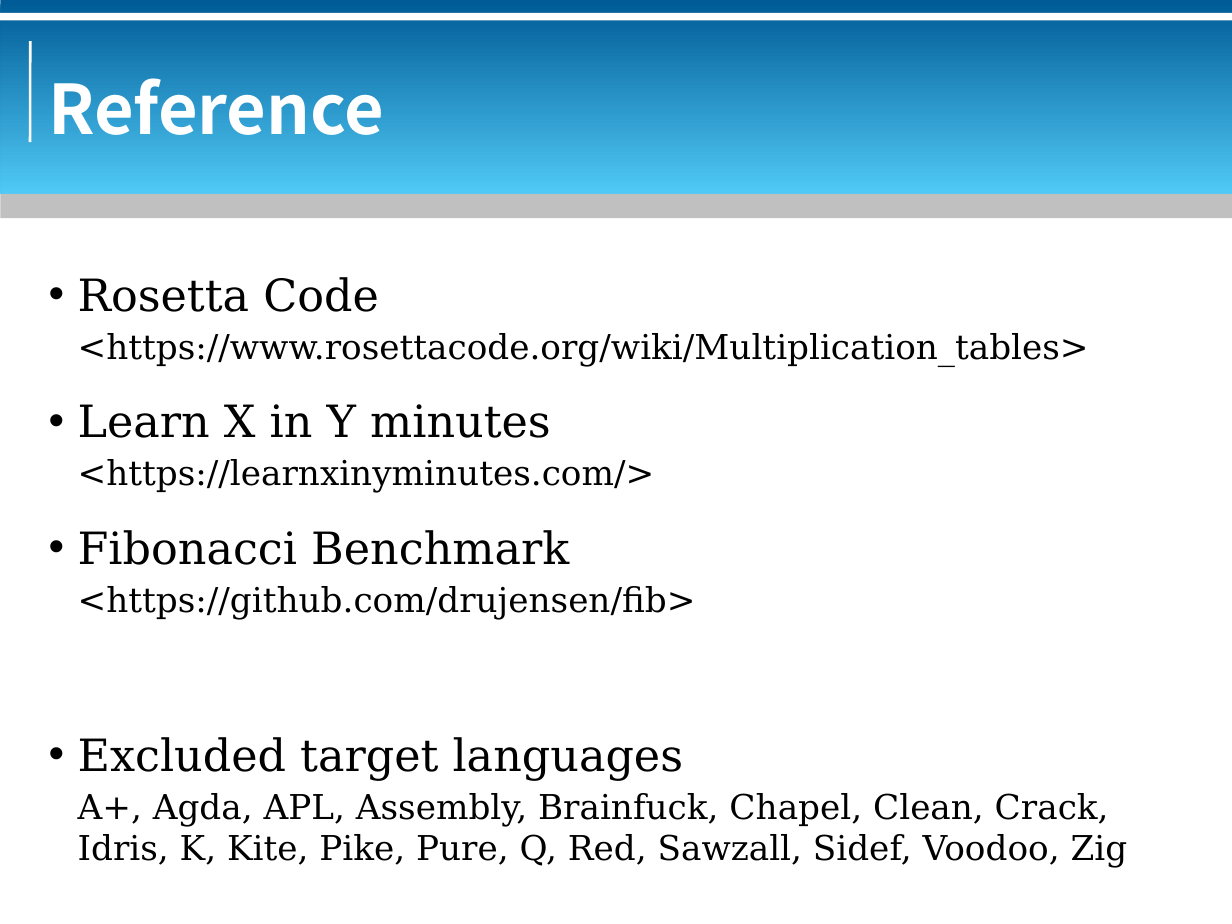
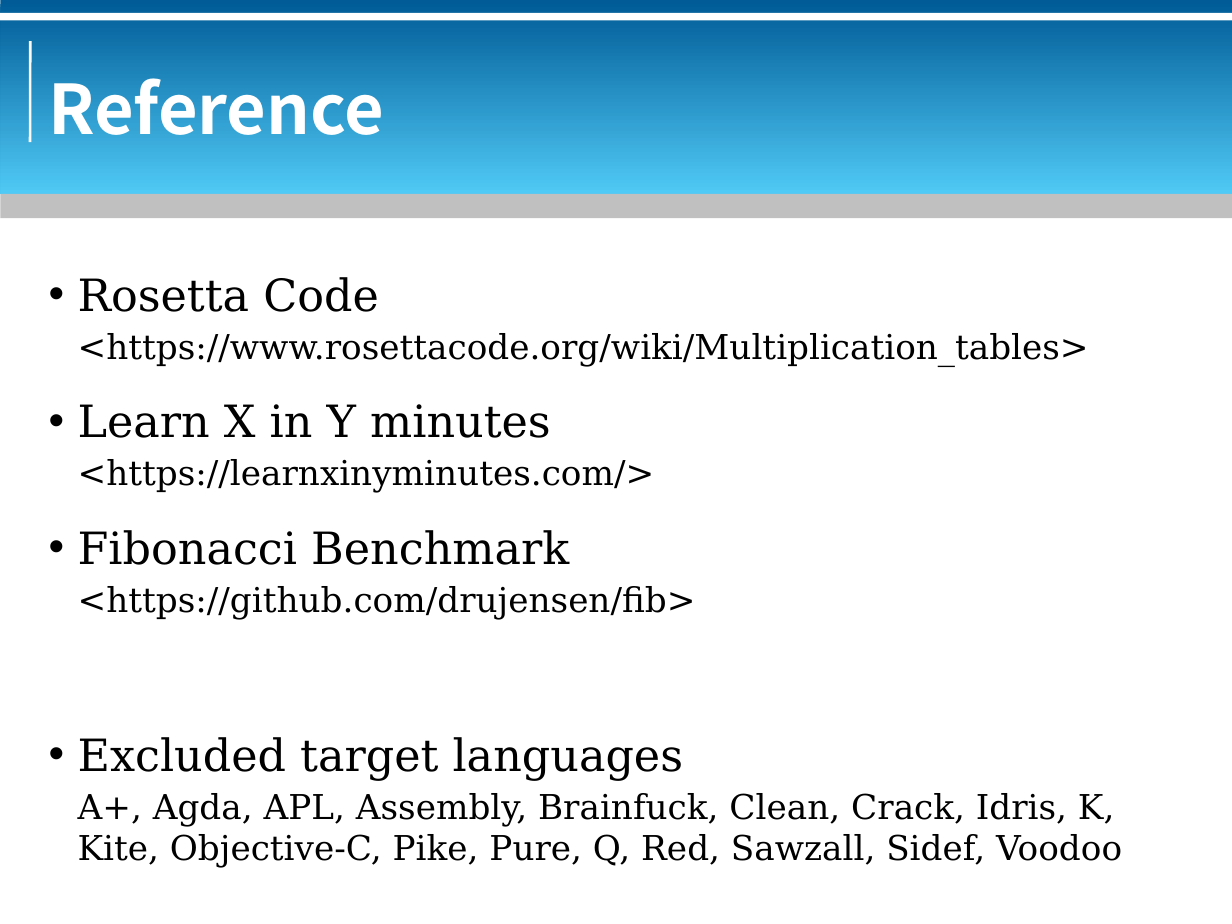
Before and after one commit to bluebat/.presentations, a slide deck: slide 60 of multiplication-table.odp (slide 57 before the commit). Drawn at 1232x924 pixels with LibreOffice and Linux fonts; fonts in the diff are those of the drawing; background and template pictures are left out. Boxes give left, top, right and bottom in pixels: in the first picture for what was removed or moved away, otherwise in the second. Text is boxed around its words. In the diff, an @@ line names an element or a change of style, - is before the commit and + after.

```diff
--- a/multiplication-table.odp
+++ b/multiplication-table.odp
@@ text at (x1=78, y1=793, x2=1122, y2=867): text changed @@
-A+, Agda, APL, Assembly, Brainfuck, Chapel, Clean, Crack, Idris, K, Kite, Pike, Pure, Q, Red, Sawzall, Sidef, Voodoo, Zig
+A+, Agda, APL, Assembly, Brainfuck, Clean, Crack, Idris, K, Kite, Objective-C, Pike, Pure, Q, Red, Sawzall, Sidef, Voodoo
```
Also in this commit, not shown: 6 other slides changed, 3 slides added, 1 other file.
